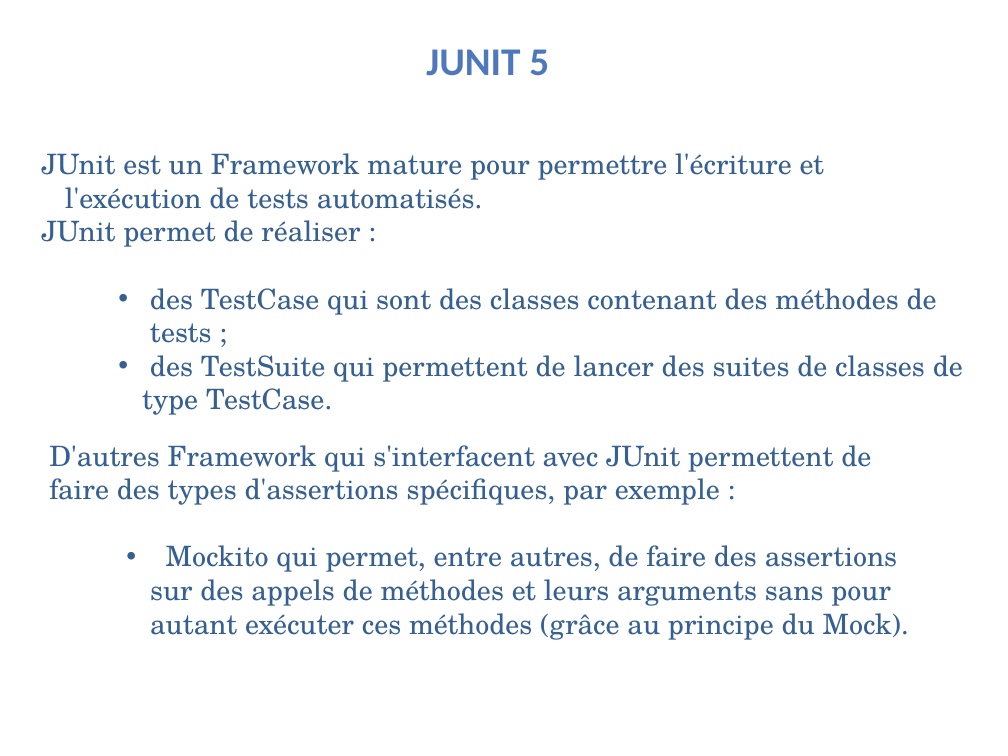
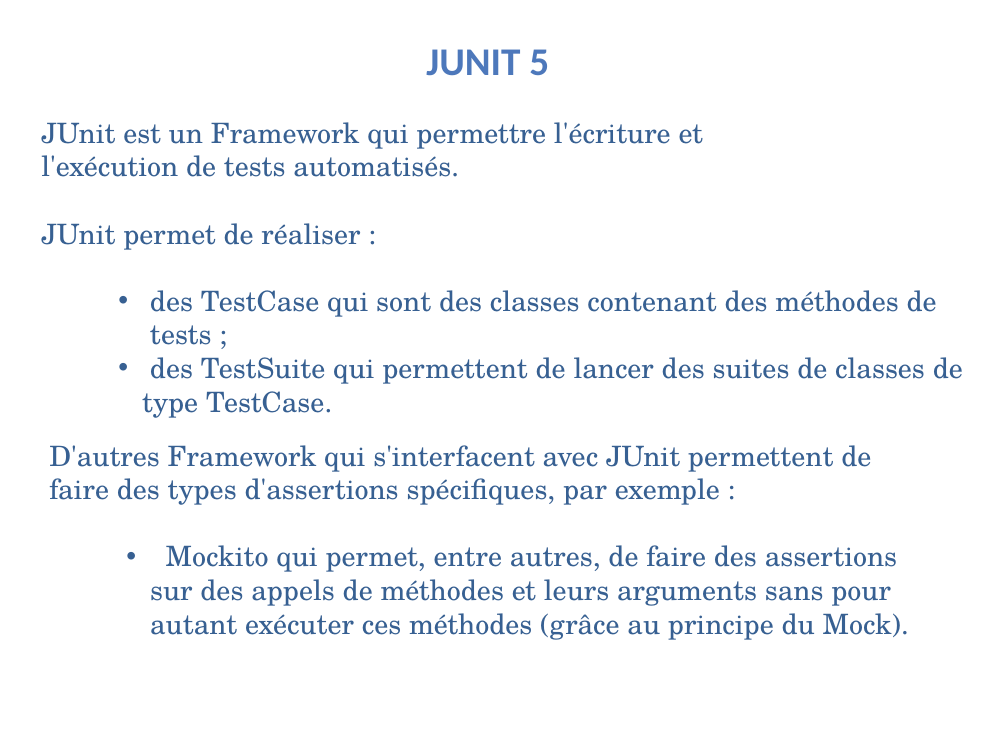
Before and after one commit to KalouiSanaa/projet5-openclassroom, a slide deck: slide 6 of p5_kaloui-sanaa-presentation.pptx. Drawn at 1008x756 pixels with LibreOffice and Linux fonts; fonts in the diff are those of the drawing; background and template pictures are left out. Boxes give left, top, right and bottom in pixels: in the first picture for what was removed or moved away, otherwise in the second. Text is boxed around its words. In the diff, an @@ line names an element or a change of style, - is before the commit and + after.

```diff
--- a/p5_kaloui-sanaa-presentation.pptx
+++ b/p5_kaloui-sanaa-presentation.pptx
@@ text "JUnit est un Framework qui ...": place and size @@
-text "JUnit est un Framework qui ..." at (41, 153, 963, 415)
+text "JUnit est un Framework qui ..." at (41, 122, 963, 418)
@@ text at (41, 122, 703, 177): text changed @@
-JUnit est un Framework mature pour permettre l'écriture et l'exécution de tests automatisés.
+JUnit est un Framework qui permettre l'écriture et l'exécution de tests automatisés.
```
Also in this commit, not shown: 3 other slides changed, 1 slide removed, 3 other files.
